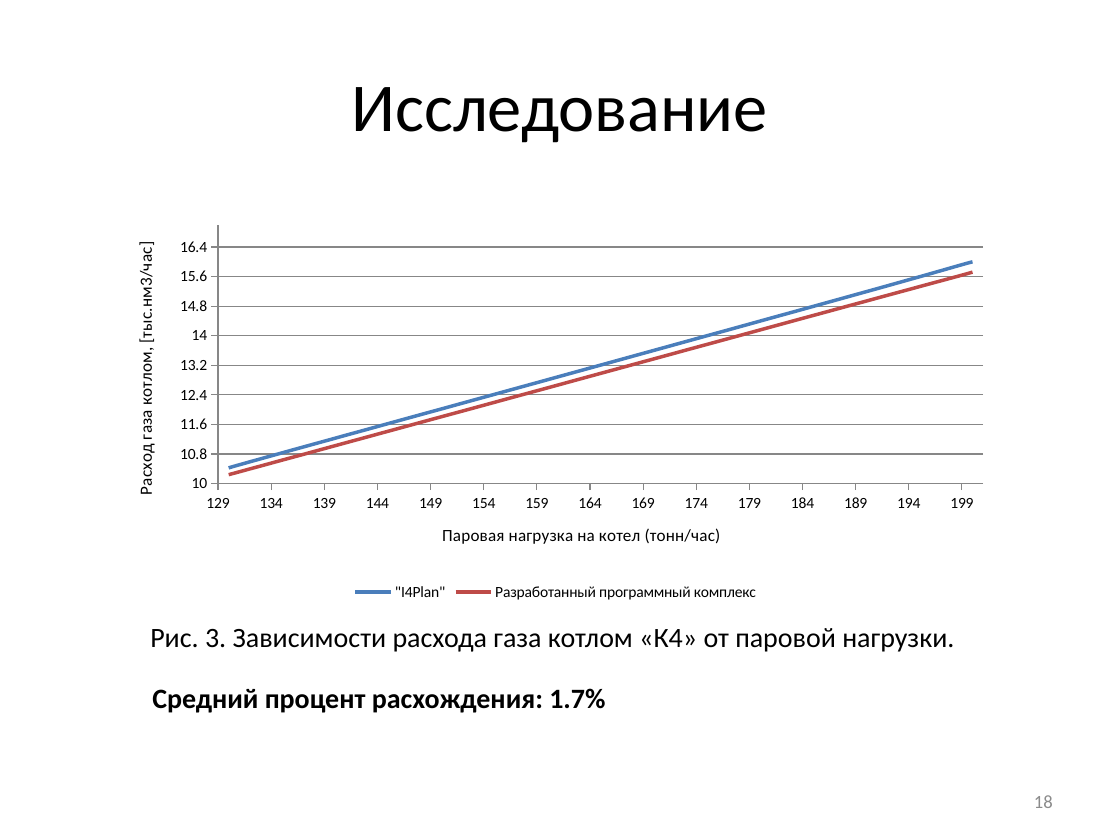
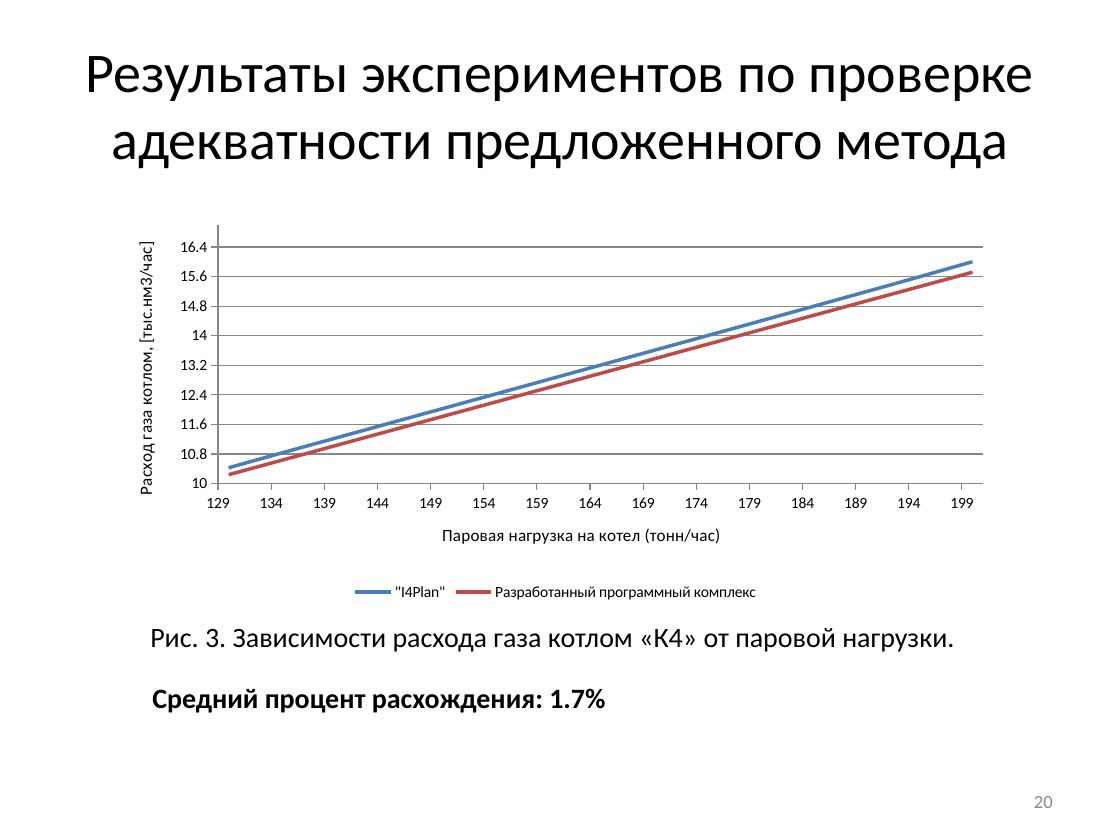
Before and after one commit to arkuzmin/diplom, a slide deck: slide 20 of optimization/4 семестр/РПЗ/Презентация_v2.0.pptx (slide 18 before the commit). Drawn at 1120x840 pixels with LibreOffice and Linux fonts; fonts in the diff are those of the drawing. Boxes give left, top, right and bottom in pixels: in the first picture for what was removed or moved away, otherwise in the second. Text is boxed around its words. In the diff, an @@ line names an element or a change of style, - is before the commit and + after.

```diff
--- a/optimization/4 семестр/РПЗ/Презентация_v2.0.pptx
+++ b/optimization/4 семестр/РПЗ/Презентация_v2.0.pptx
@@ title at bbox=[86, 56, 1033, 169]: text changed; size 44 to 36 pt @@
-Исследование
+Результаты экспериментов по проверке адекватности предложенного метода
@@ page number at bbox=[1034, 796, 1053, 808]: text changed @@
-18
+20
```
Also in this commit, not shown: 13 other slides changed, 1 slide added, 2 slides removed.
